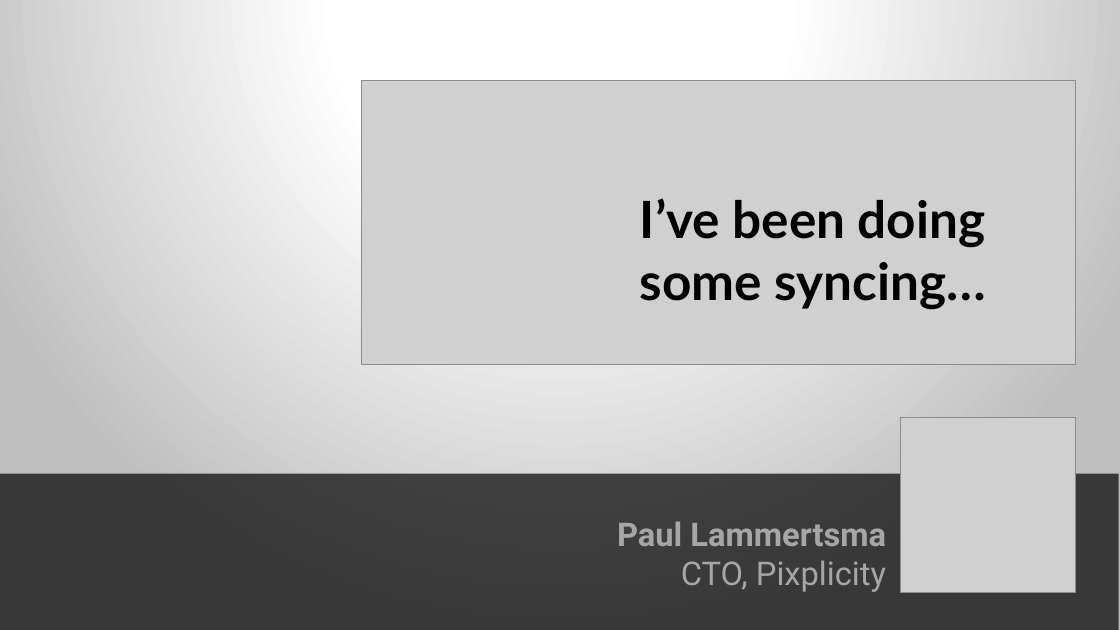
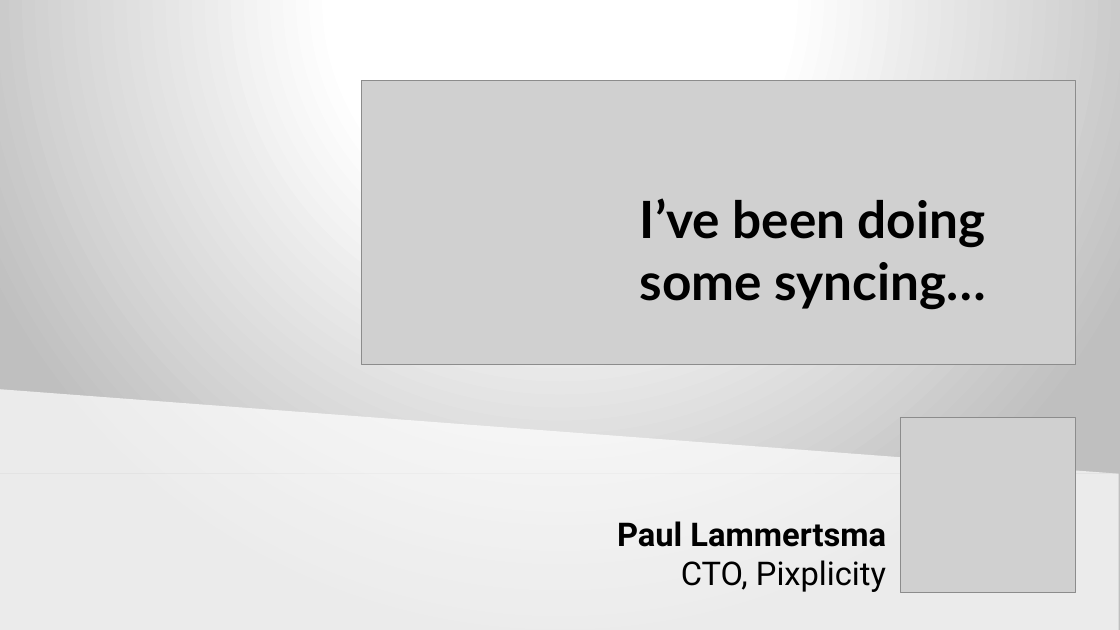
Before and after one commit to Pixplicity/sync-demo, a slide deck: slide 51 of I've been doing some syncing.pptx. Drawn at 1120x630 pixels with LibreOffice and Linux fonts; fonts in the diff are those of the drawing; grey boxes stand for pictures; background and template pictures are left out. Boxes give left, top, right and bottom in pixels: in the first picture for what was removed or moved away, otherwise in the second. Text is boxed around its words. In the diff, an @@ line names an element or a change of style, - is before the commit and + after.

```diff
--- a/I've been doing some syncing.pptx
+++ b/I've been doing some syncing.pptx
@@ triangle added at (0,389,1117,474), fill #FFFFFF at 70% opacity @@
@@ rectangle at (0,474,1118,630): fill #000000 at 70% opacity to #FFFFFF at 70% opacity @@
@@ text "Paul Lammertsma" at (617,521,886,592): text colour #A6A6A6 to #000000 @@
```
Also in this commit, not shown: 2 other slides changed.
